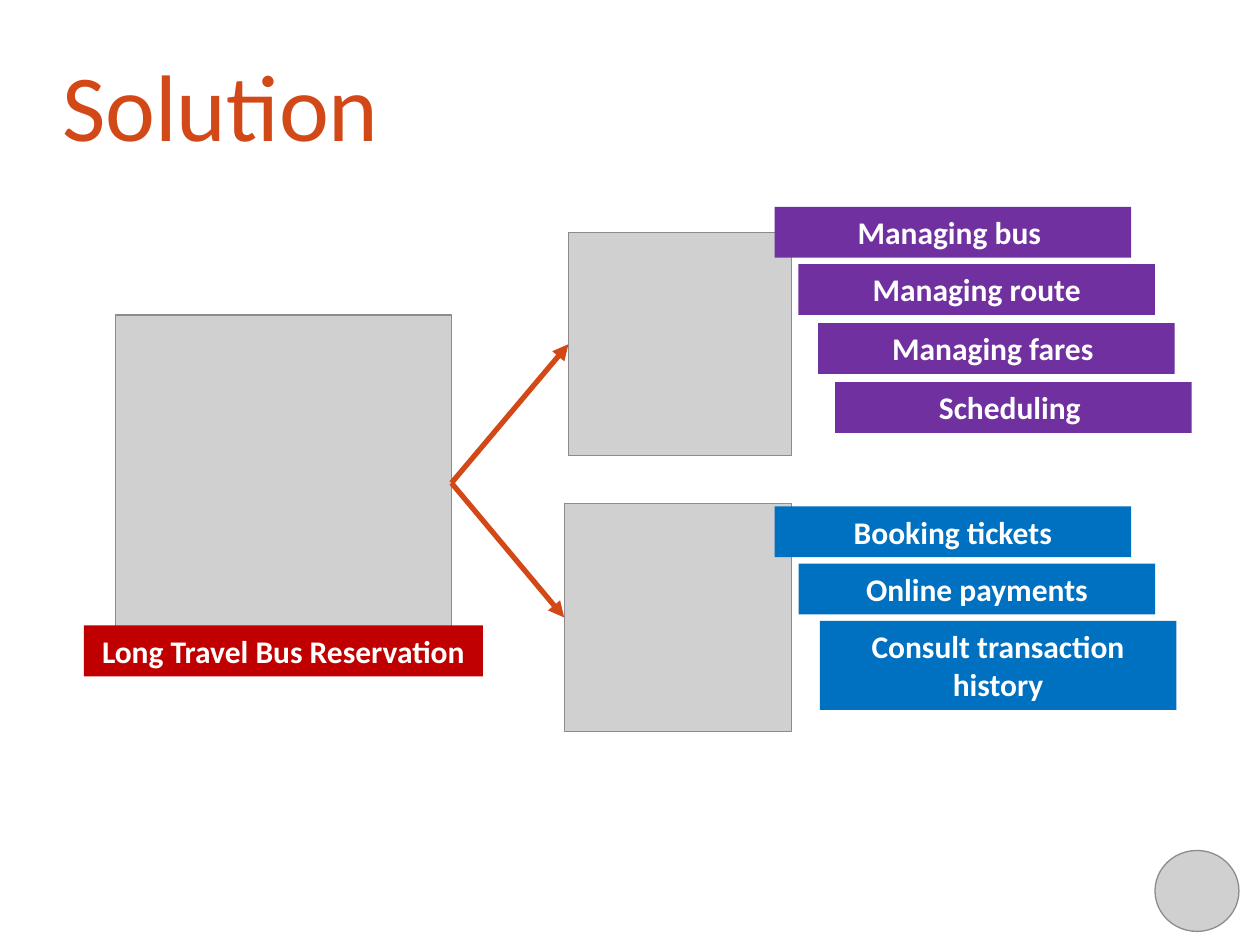
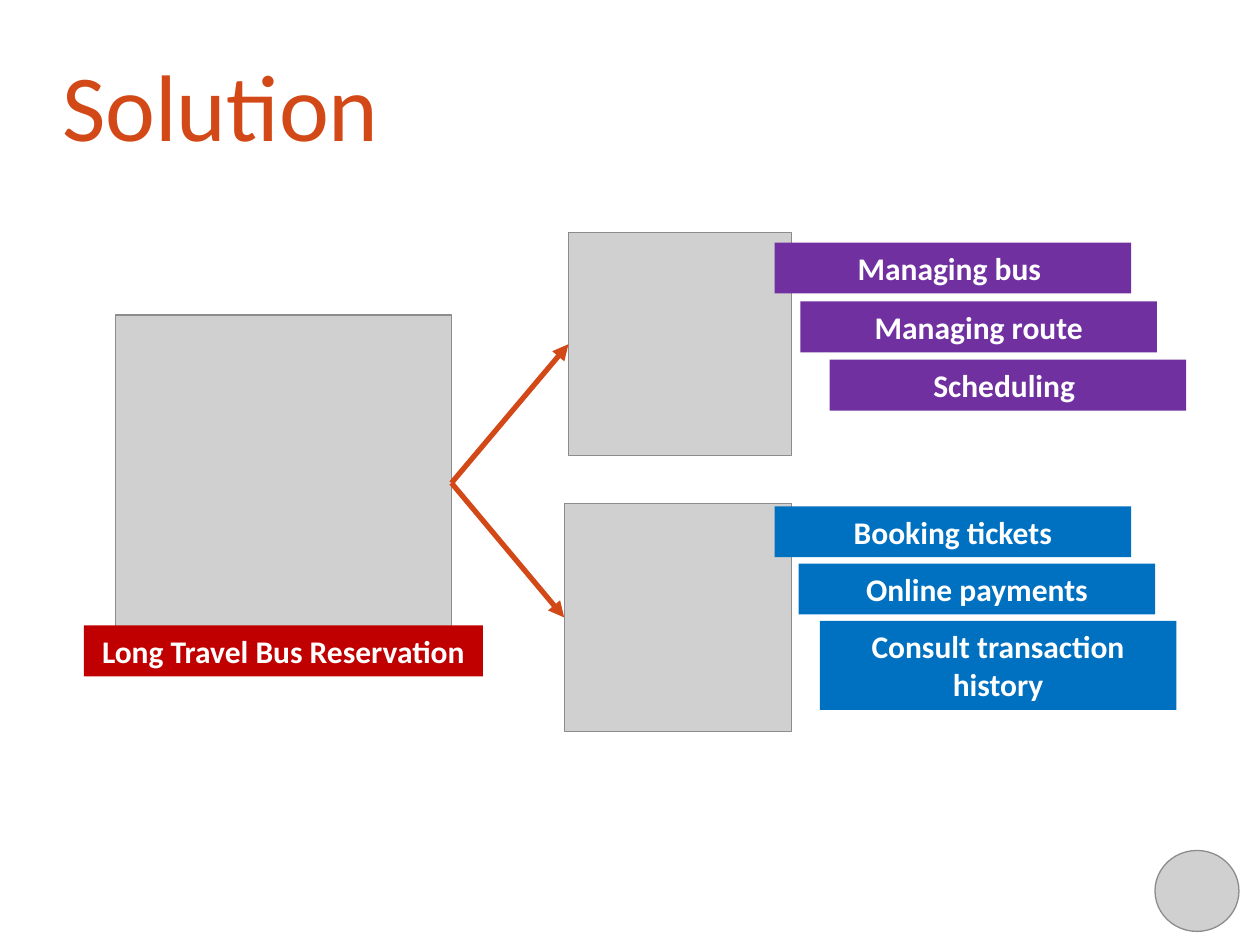
Before and after one commit to khalifandiaye/bus-reservation, a slide deck: slide 5 of WIP/Document/Project Report/Project-Agenda-Team04.pptx. Drawn at 1260x945 pixels with LibreOffice and Linux fonts; fonts in the diff are those of the drawing; grey boxes stand for pictures; background and template pictures are left out. Boxes give left, top, right and bottom in pixels: in the first picture for what was removed or moved away, otherwise in the second. Text is boxed around its words. In the diff, an @@ line names an element or a change of style, - is before the commit and + after.

```diff
--- a/WIP/Document/Project Report/Project-Agenda-Team04.pptx
+++ b/WIP/Document/Project Report/Project-Agenda-Team04.pptx
@@ rectangle "Managing bus": place and size @@
-rectangle "Managing bus" at box(775, 207, 1131, 257)
+rectangle "Managing bus" at box(775, 243, 1131, 294)
@@ rectangle "Managing route": place and size @@
-rectangle "Managing route" at box(799, 265, 1155, 315)
+rectangle "Managing route" at box(800, 301, 1157, 352)
@@ rectangle removed at box(818, 323, 1174, 373) @@
-Managing fares
@@ rectangle "Scheduling": place and size @@
-rectangle "Scheduling" at box(835, 382, 1192, 432)
+rectangle "Scheduling" at box(829, 360, 1186, 411)
```
Also in this commit, not shown: 11 other slides changed, 1 slide added, 1 other file.
